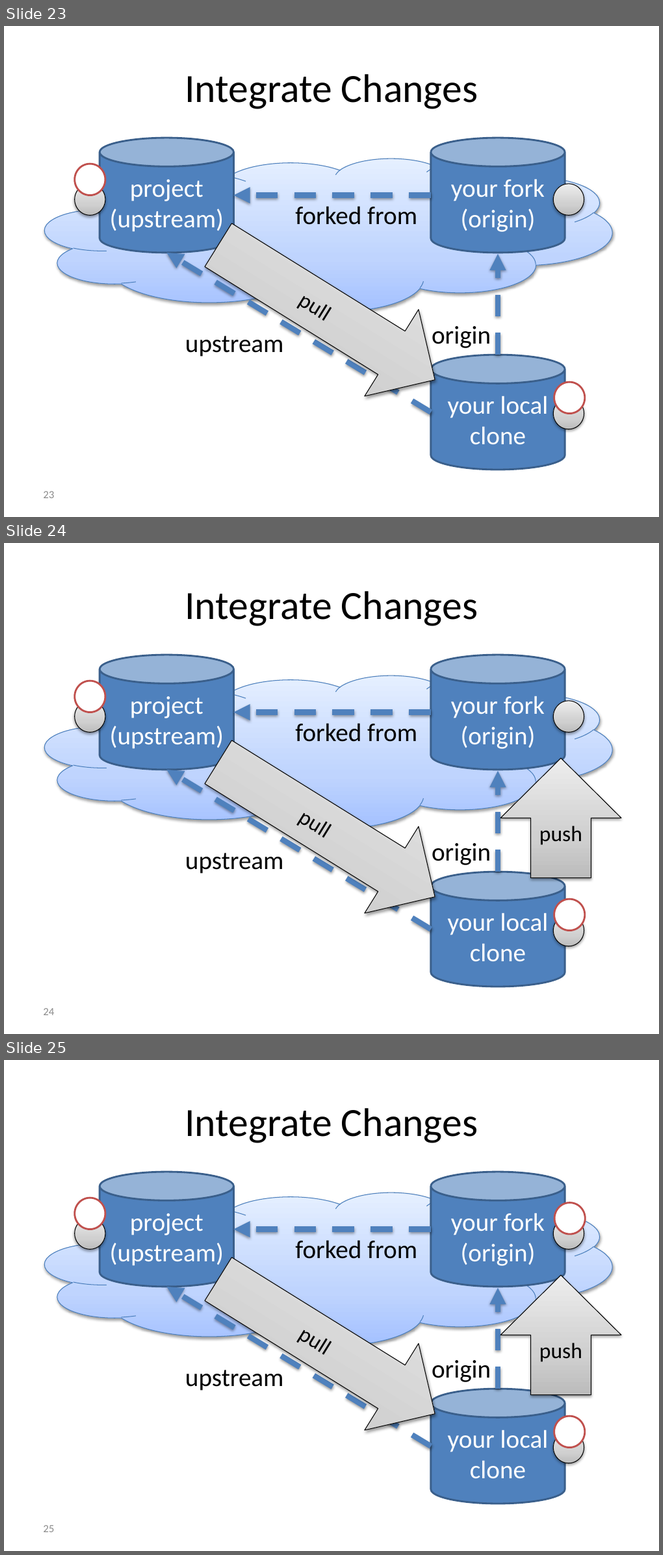
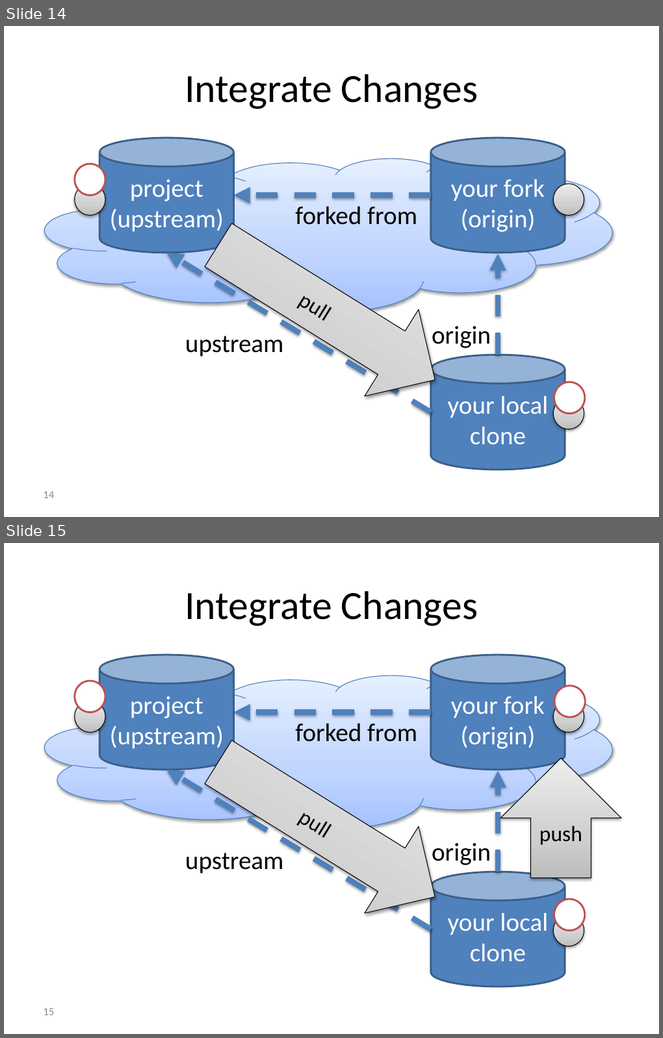
Before and after one commit to foss2serve/github-workflow-activity, a slide deck: activity/presentation.pptx. Shown one above the other, each under a label of ours: slides 23, 24 and 25 before the commit, slides 14 and 15 after it. The pictures are 663x1555 and 663x1038 pixels, drawn with LibreOffice and Linux fonts; fonts in the diff are those of the drawing; background and template pictures are left out. Boxes give left, top, right and bottom in pixels: in the first picture for what was removed or moved away, otherwise in the second. Text is boxed around its words. In the diff, an @@ line names an element or a change of style, - is before the commit and + after.

```diff
--- a/activity/presentation.pptx
+++ b/activity/presentation.pptx
@@ slide 24 removed at bbox=[4, 543, 659, 1034], background #FFFFFF @@
@@ title removed at bbox=[185, 591, 478, 626] @@
-Integrate Changes
@@ cylinder removed at bbox=[100, 655, 234, 770] @@
-project
-(upstream)
@@ cylinder removed at bbox=[431, 655, 566, 770] @@
-your fork
-(origin)
@@ cloud removed at bbox=[44, 676, 612, 828] @@
@@ ellipse removed at bbox=[75, 681, 105, 712] @@
@@ ellipse removed at bbox=[75, 701, 105, 732] @@
@@ arrow removed from (431, 712) to (234, 712) @@
@@ ellipse removed at bbox=[554, 701, 584, 732] @@
@@ right arrow removed at bbox=[192, 719, 462, 941] @@
-pull
@@ text removed at bbox=[295, 723, 417, 742] @@
-forked from
@@ arrow removed from (431, 930) to (166, 770) @@
@@ arrow removed from (498, 872) to (498, 771) @@
@@ up arrow removed at bbox=[501, 759, 622, 878] @@
-push
@@ text removed at bbox=[185, 853, 284, 874] @@
-upstream
@@ text removed at bbox=[432, 843, 491, 865] @@
-origin
@@ cylinder removed at bbox=[431, 872, 566, 986] @@
-your local clone
@@ ellipse removed at bbox=[555, 899, 585, 931] @@
@@ ellipse removed at bbox=[554, 915, 584, 947] @@
@@ page number removed at bbox=[43, 1008, 54, 1016] @@
-24
@@ what was slide 23 is now slide 14 @@
@@ page number at bbox=[43, 491, 54, 499]: text changed @@
-23
+14
@@ what was slide 25 is now slide 15 @@
@@ page number at bbox=[43, 1008, 54, 1016]: text changed @@
-25
+15
```
Also in this commit, not shown: 11 slides changed, 10 other slides removed.
